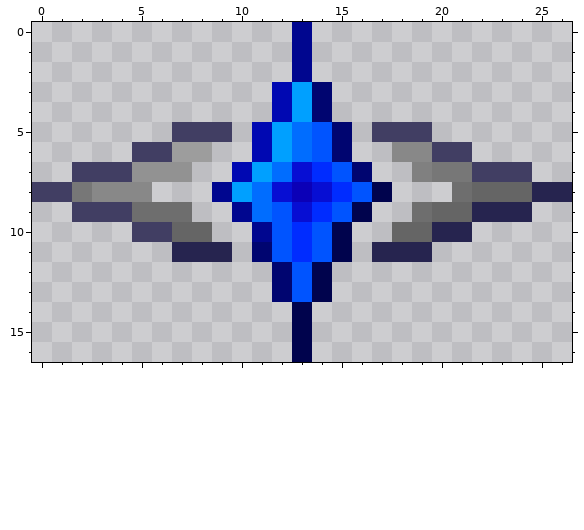
One commit to this pixel-art sprite: Content/Items/Accessories/ManaExtractionCatalyst.png. This is how it looked before the edit.
The file is 54x34 pixels, drawn in blocks of 2x2; one block is one cell here. Colours within 5 levels of each other are drawn and written as one.
The same view after the edit:
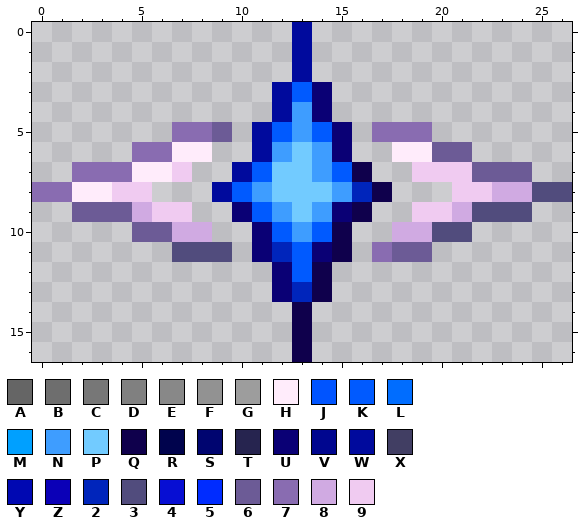
Palette (. is transparent): A #656565  B #6e6e6e  C #777777  D #808080  E #888888  F #929292  G #9d9d9d  H #ffecfb  J #0054ff  K #005aff  L #006dff  M #00a0ff  N #3e9dff  P #72cbff  Q #0f004c  R #00034d  S #000570  T #26244f  U #0a0075  V #00068f  W #000a9d  X #413e63  Y #0008b2  Z #0b00b7  2 #0025bb  3 #514c7d  4 #070ed3  5 #002cff  6 #6c5b96  7 #896cb1  8 #d0aae2  9 #f0cbf1
What changed:
@@ x 0..26 @@
- 0 .............V.............
- 1 .............V.............
- 2 .............V.............
- 3 ............YMS............
- 4 ............YMS............
- 5 .......XXX.YMLJS.XXX.......
- 6 .....XXGG..YMLJS..EEXX.....
- 7 ..XXXFFF..YML45JS..DCCXXX..
- 8 XXCEEE...VML4Z45JR...BAAATT
- 9 ..XXXBBB..VLJ45JR..BAATTT..
-10 .....XXAA..VJ5JR..AATT.....
-11 .......TTT.SJ5JR.TTT.......
-12 ............SJR............
-13 ............SJR............
-14 .............R.............
-15 .............R.............
-16 .............R.............
+ 0 .............W.............
+ 1 .............W.............
+ 2 .............W.............
+ 3 ............WKU............
+ 4 ............WNU............
+ 5 .......776.WKNKU.777.......
+ 6 .....77HH..WNPNU..HH66.....
+ 7 ..777HH9..WKPPNKQ..999666..
+ 8 77HH99...WKNPPPN2Q...998833
+ 9 ..666899..UKNPNUQ..998333..
+10 .....6688..UKNKQ..8833.....
+11 .......333.U2KUQ.766.......
+12 ............UKQ............
+13 ............U2Q............
+14 .............Q.............
+15 .............Q.............
+16 .............Q.............
